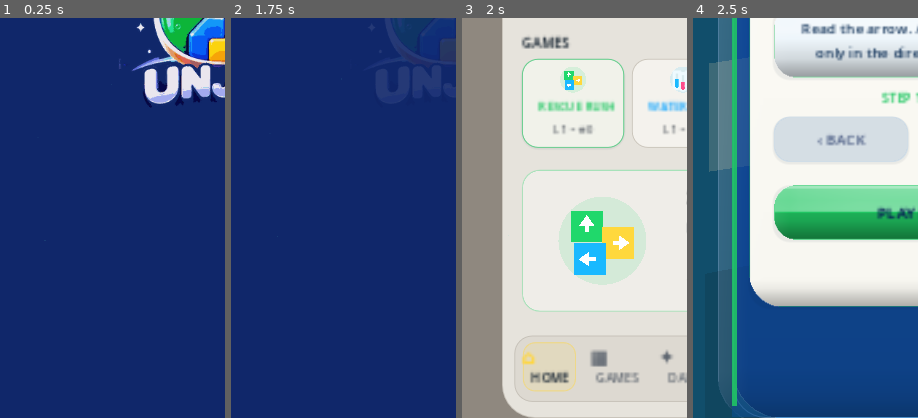
Above: before the commit, frames 1-4 (left to right).
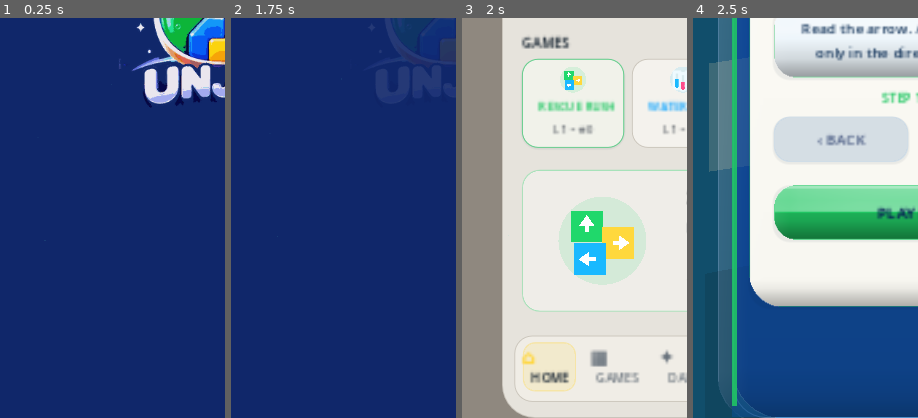
Above: after the commit, the same moments.

Repository: eghosa001/unjam
Game: Godot game, scene res://scenes/Boot.tscn
Same seed, same stepped clock (60 frames per second), same inputs: the game is played once before the commit and once after it.
Inputs (mouse positions are % of the whole screen's width and height, from its top left):
- Up to frame 1 (0.25 s): no input
- Up to frame 2 (1.75 s): tap Enter at 0.5 s; move the mouse to (72, 45) at 0.52 s; click (72, 45) at 0.67 s; tap Space at 1.25 s; drag from (30, 55) to (45, 70) at 1.27 s
- Up to frame 3 (2 s): no input
- Up to frame 4 (2.5 s): click "CONTINUE • LEVEL 1" at 2 s
The pictures show only the part of the screen within x 0-50%, y 50-100%; the shares and areas given below are measured in that part.

Frames 1-2 are identical in both runs. In frame 3, 0.2% of the frame differs, in the area x 27-51%, y 81-94%; in frame 4, nothing differs.

Commit message:
Align Home navigation with refined flat system

Diff:
--- a/scripts/ui/premium_home_direct_levels.gd
+++ b/scripts/ui/premium_home_direct_levels.gd
@@ -279,8 +279,8 @@
 func _add_bottom_nav_reference(canvas: Control) -> void:
 	var shell := PanelContainer.new()
 	shell.name = "HomeBottomNav3D"
-	var nav_fill := Color("#242528") if _home_dark() else Color("#ddd9d1")
-	var nav_border := Color("#3d4045") if _home_dark() else Color("#c6c1b8")
+	var nav_fill := Color("#252629") if _home_dark() else Color("#f0ede6")
+	var nav_border := Color("#3a3d42") if _home_dark() else Color("#cbc6bc")
 	shell.add_theme_stylebox_override("panel", RefCanvas.solid_box(nav_fill, 18, nav_border, 1))
 	RefCanvas.set_rect(shell, 13, 757, 362, 70)
 	shell.mouse_filter = Control.MOUSE_FILTER_IGNORE
@@ -296,13 +296,14 @@
 	for item in items:
 		var selected: bool = bool(item[6])
 		var accent: Color = item[7]
-		var nav_color := Color.WHITE if selected and _home_dark() else (DARK_MUTED if _home_dark() else (INK if selected else Color(0.36,0.39,0.43)))
-		var icon_color := accent if selected else nav_color
+		var idle_color := Color("#98a2ad") if _home_dark() else Color("#66707a")
+		var nav_color := DARK_INK if selected and _home_dark() else (INK if selected else idle_color)
+		var icon_color := accent if selected else idle_color
 		if selected:
 			var plate := PanelContainer.new()
 			plate.name = "HomeNavActivePlate"
 			plate.mouse_filter = Control.MOUSE_FILTER_IGNORE
-			plate.add_theme_stylebox_override("panel", RefCanvas.solid_box(Color(accent.r, accent.g, accent.b, 0.12), 12, Color(accent.r, accent.g, accent.b, 0.52), 1))
+			plate.add_theme_stylebox_override("panel", RefCanvas.solid_box(Color(accent.r, accent.g, accent.b, 0.12 if _home_dark() else 0.15), 12, Color(accent.r, accent.g, accent.b, 0.40), 1))
 			RefCanvas.set_rect(plate, float(item[3]) + 8.0, 764, 56, 52)
 			canvas.add_child(plate)
 		var glyph := _add_text(canvas, item[1], Rect2(float(item[2]) - 1.0, 765, 58, 22), 20, icon_color, true)
@@ -313,6 +314,7 @@
 		var label_x := float(item[3]) + (72.0 - label_width) * 0.5
 		var label := _add_text(canvas, display_name, Rect2(label_x, 790, label_width, 20), 13, nav_color, selected)
 		label.name = "HomeNavLabel_%s" % String(item[0])
+		RefCanvas.fit_single_line_text(label, label_width - 2.0, 13, 11)
 		label.horizontal_alignment = HORIZONTAL_ALIGNMENT_CENTER
 		label.vertical_alignment = VERTICAL_ALIGNMENT_CENTER
 		label.clip_text = true
